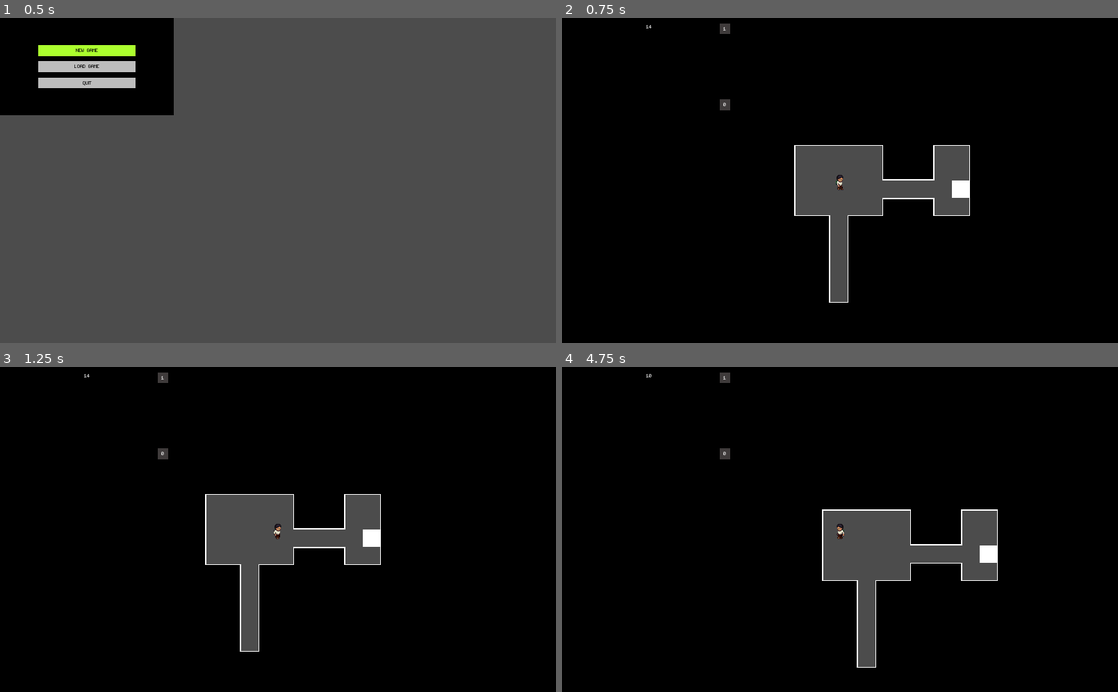
Above: before the commit, frames 1-4 (two rows, left to right).
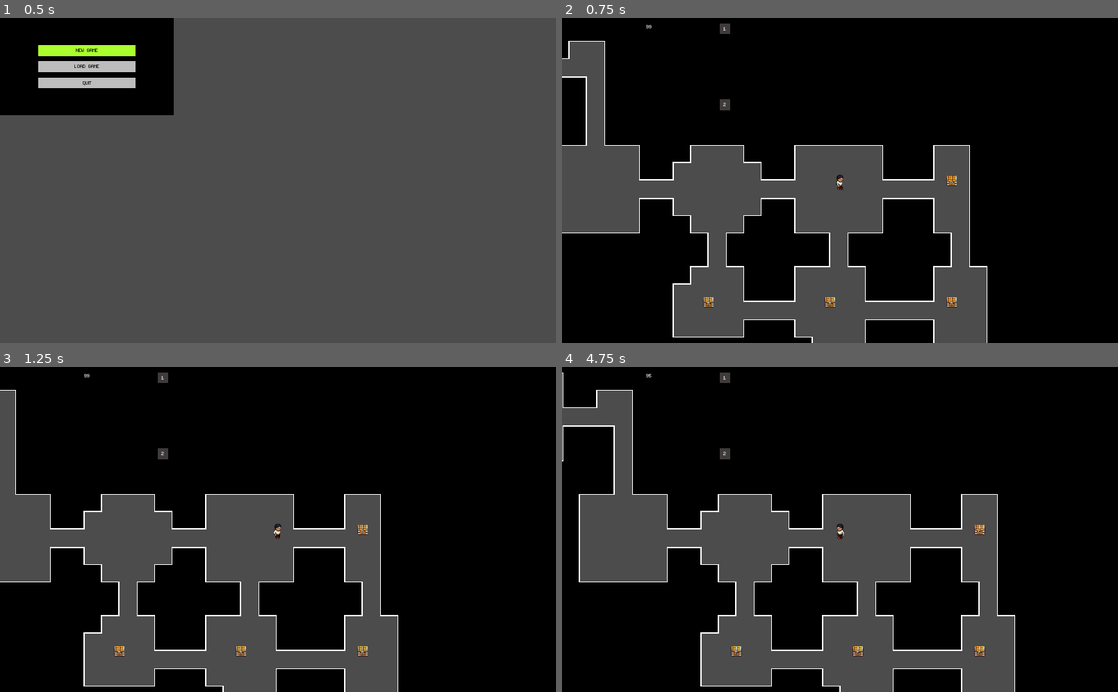
Above: after the commit, the same moments.

Repository: alittek/AC31009-Game
Game: Godot game, scene res://StartScreen.tscn
The game is run twice, just before and just after one commit, with the same random seed, the same clock (stepped at 60 frames per second) and the same inputs.
Inputs:
- Up to frame 1 (0.5 s): no input
- Up to frame 2 (0.75 s): tap Enter at 0.5 s; hold Right (move_right) from 0.53 s (still down); hold Space (interact) from 0.53 s (still down)
- Up to frame 3 (1.25 s): keep holding Right (move_right); keep holding Space (interact)
- Up to frame 4 (4.75 s): release Right (move_right) at 1.28 s; release Space (interact) at 1.28 s; hold Down (move_down) 1.28-2.03 s; tap Space (interact) at 1.35, 2.85, 4.35 s; hold Right (move_right) 2.03-2.78 s; hold Space (interact) 2.03-2.78 s; hold Up (move_up) 2.78-3.53 s; hold Space (interact) 3.53-4.28 s; hold Left (move_left) from 3.53 s (still down)

Frame 1 is identical in both runs. In frame 2, 21% of the frame differs, in the area x 0-77%, y 2-100%; in frame 3, 19%; in frame 4, 23%, in the area x 0-82%, y 1-100%.

Commit message:
chest issue tested

Diff:
--- a/Chest.gd
+++ b/Chest.gd
@@ -1,18 +1,19 @@
 extends Area2D
 
-export var artifactNb : int = 1
-
+#export var artifactNb : int = 1
+var triggered = false
 onready var effect = get_node("Effect")
 onready var sprite = get_node("Sprite")
-
+#onready var collision = create_shape_owner(get_node("CollisionShape2D2"))
 
 func _ready():
-	effect.interpolate_property(sprite, 'scale',
-			sprite.get_scale(), Vector2(2.0,2.0), 0.3,
-			Tween.TRANS_QUAD, Tween.EASE_OUT)
-	effect.interpolate_property(sprite, 'modulate',
-			Color(1,1,1,1), Color(1,1,1,0), 0.3,
-			Tween.TRANS_QUAD, Tween.EASE_OUT)
+	pass
+#	effect.interpolate_property(sprite, 'scale',
+#			sprite.get_scale(), Vector2(2.0,2.0), 0.3,
+#			Tween.TRANS_QUAD, Tween.EASE_OUT)
+#	effect.interpolate_property(sprite, 'modulate',
+#			Color(1,1,1,1), Color(1,1,1,0), 0.3,
+#			Tween.TRANS_QUAD, Tween.EASE_OUT)
 
 
 # TODO random amount of artifacts
@@ -25,14 +26,23 @@
 #	player.get_artifact(artifactNb)
 #	effect.start()
 
+
 # pick up items when walking into them (also in player)
 func _on_Chest_body_entered(body):
 	if body.name == "Player":
-		body.get_artifact(artifactNb)
-		var owners = get_shape_owners()
-		shape_owner_clear_shapes(owners[0])
-		effect.start()
-		#queue_free()
+		#print("1 = triggered: " + str(triggered))
+		if triggered == true:
+			return
+		triggered = true
+		#print("....")
+		#print("2 = triggered: " + str(triggered))
+#		var owners = get_shape_owners()
+#		shape_owner_clear_shapes(owners[0])
+#		$CollisionShape.set_deferred("disabled", true)
+		body.get_artifact()
+		#effect.start()
+		queue_free()
+
 
 
 func _on_Effect_tween_completed(object, key):
--- a/Chest.tscn
+++ b/Chest.tscn
@@ -14,8 +14,7 @@
 region_enabled = true
 region_rect = Rect2( 6, 8, 20, 20 )
 
-[node name="CollisionShape2D2" type="CollisionShape2D" parent="."]
-scale = Vector2( 1.2, 1.2 )
+[node name="CollisionShape" type="CollisionShape2D" parent="."]
 shape = SubResource( 1 )
 
 [node name="Effect" type="Tween" parent="."]
--- a/Player.gd
+++ b/Player.gd
@@ -49,8 +49,8 @@
 		#animation.play(str("Idle_", look_direction ))
 
 # TODO player picks up items
-func get_artifact(amount):
-	Global.set_artifacts(Global.artifacts+amount)
+func get_artifact():
+	Global.set_artifacts(Global.artifacts+1)
 	ui.update_artNb_text(Global.artifacts)
 	$SoundPickup.play()
 
--- a/Player.tscn
+++ b/Player.tscn
@@ -156,11 +156,6 @@
 position = Vector2( 0, 7.06441 )
 shape = SubResource( 9 )
 
-[node name="RayCast2D" type="RayCast2D" parent="."]
-position = Vector2( 0, 2.47487 )
-enabled = true
-collide_with_areas = true
-
 [node name="Camera2D" type="Camera2D" parent="."]
 current = true
 
--- a/global.gd
+++ b/global.gd
@@ -1,9 +1,9 @@
 extends Node
 
-var steps = 20
+var steps = 200
 var level = 1
 var artifacts = 0
-var timer = 15
+var timer = 100
 var enemies = 0
 
 func set_steps(newSteps):
